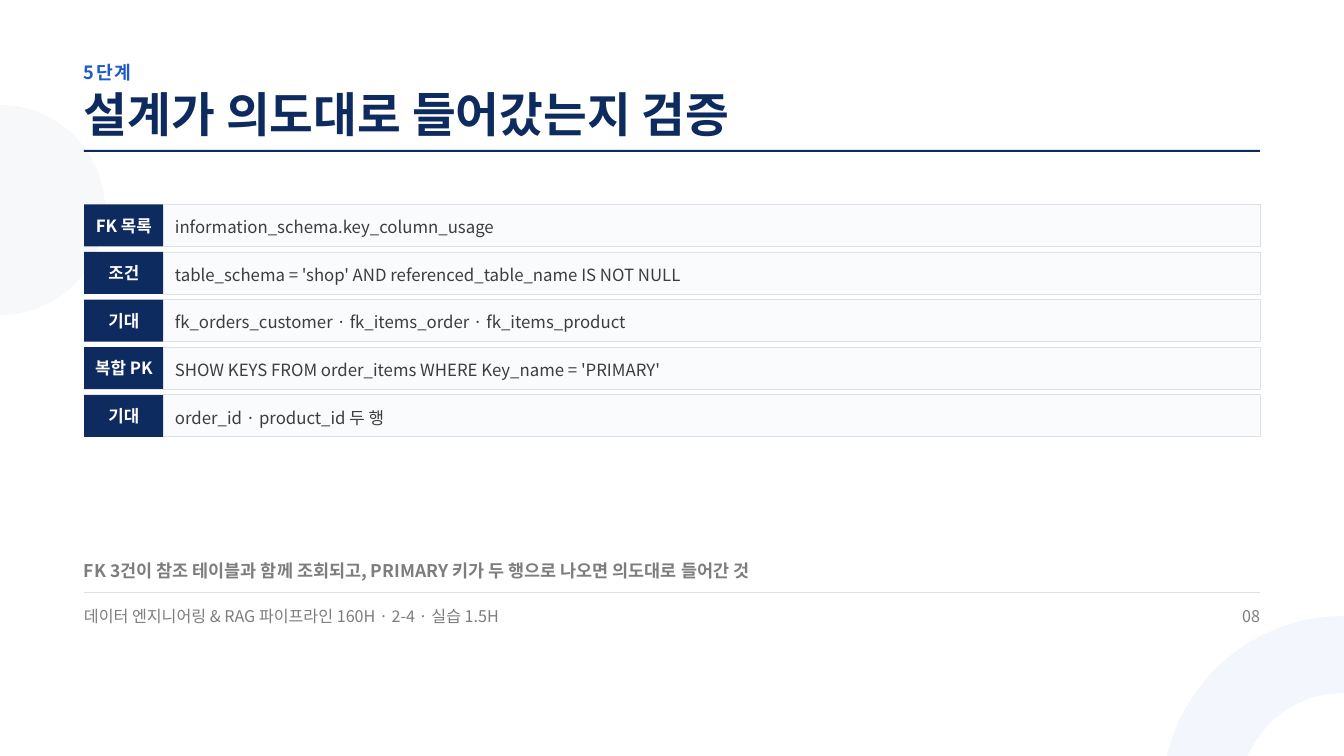
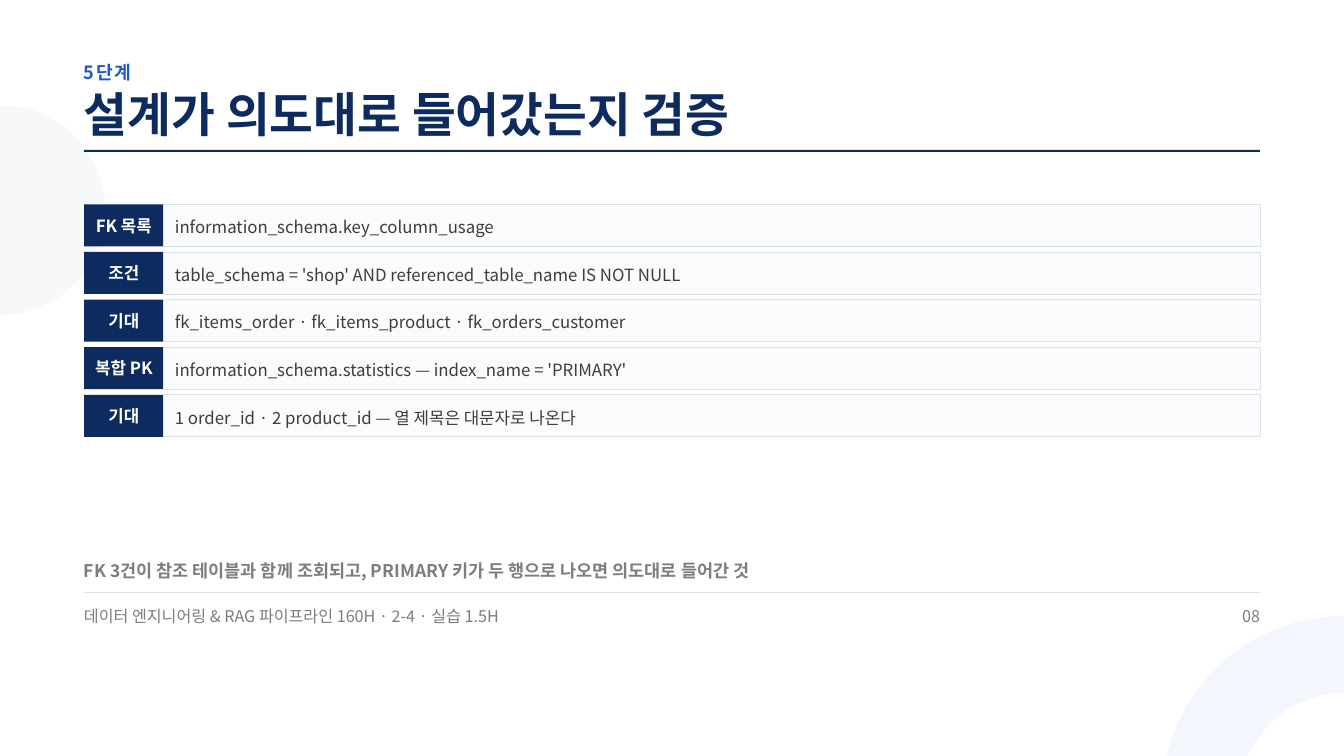
Before and after one commit to aebonlee/materials, a slide deck: slide 8 of data-eng/decks/w2d4s3.pptx. Drawn at 1344x756 pixels with LibreOffice and Linux fonts; fonts in the diff are those of the drawing. Boxes give left, top, right and bottom in pixels: in the first picture for what was removed or moved away, otherwise in the second. Text is boxed around its words. In the diff, an @@ line names an element or a change of style, - is before the commit and + after.

```diff
--- a/data-eng/decks/w2d4s3.pptx
+++ b/data-eng/decks/w2d4s3.pptx
@@ text at <box>175,314,626,332</box>: text changed @@
-fk_orders_customer · fk_items_order · fk_items_product
+fk_items_order · fk_items_product · fk_orders_customer
@@ text at <box>175,362,626,379</box>: text changed @@
-SHOW KEYS FROM order_items WHERE Key_name = 'PRIMARY'
+information_schema.statistics — index_name = 'PRIMARY'
@@ text at <box>175,410,575,428</box>: text changed @@
-order_id · product_id 두 행
+1 order_id · 2 product_id — 열 제목은 대문자로 나온다
```
Also in this commit, not shown: 6 other slides changed, 11 other files.
